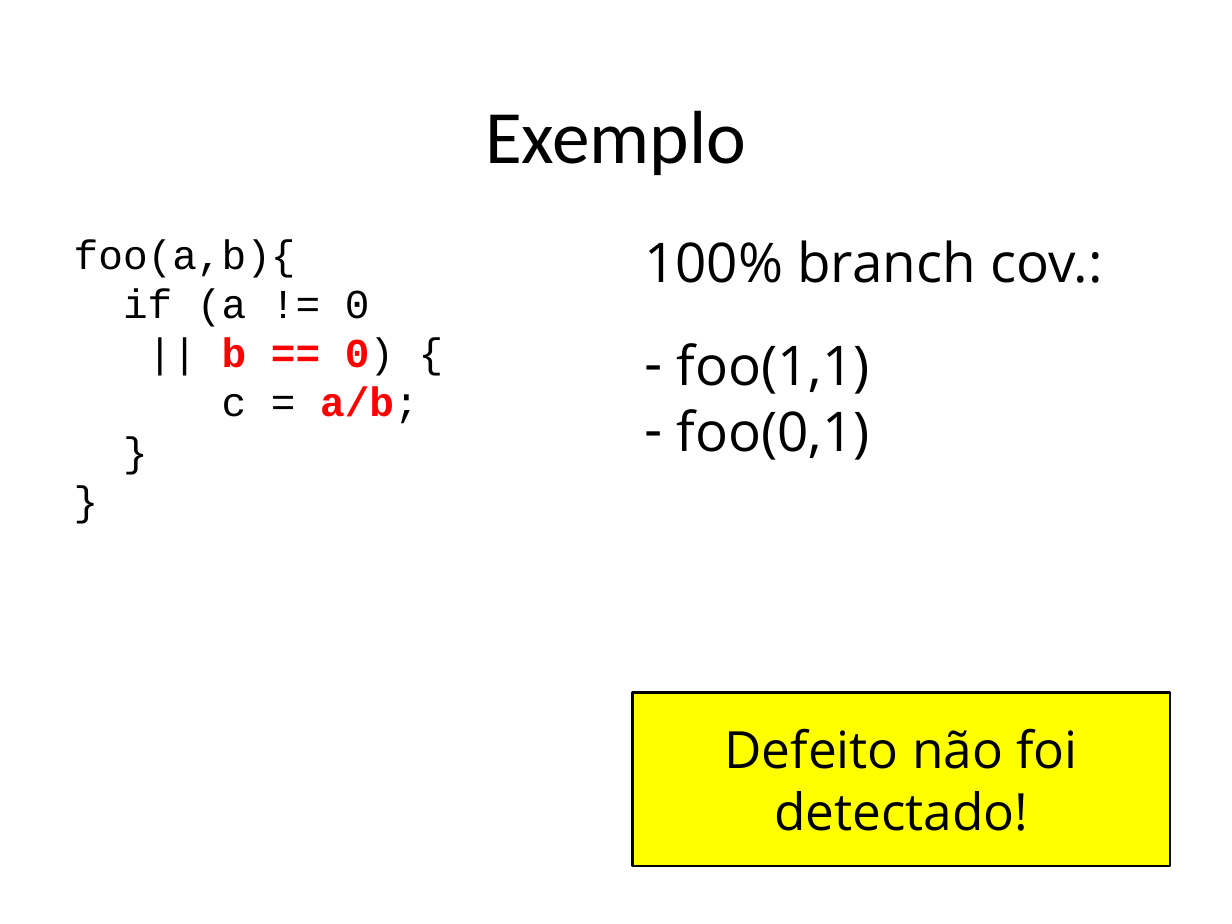
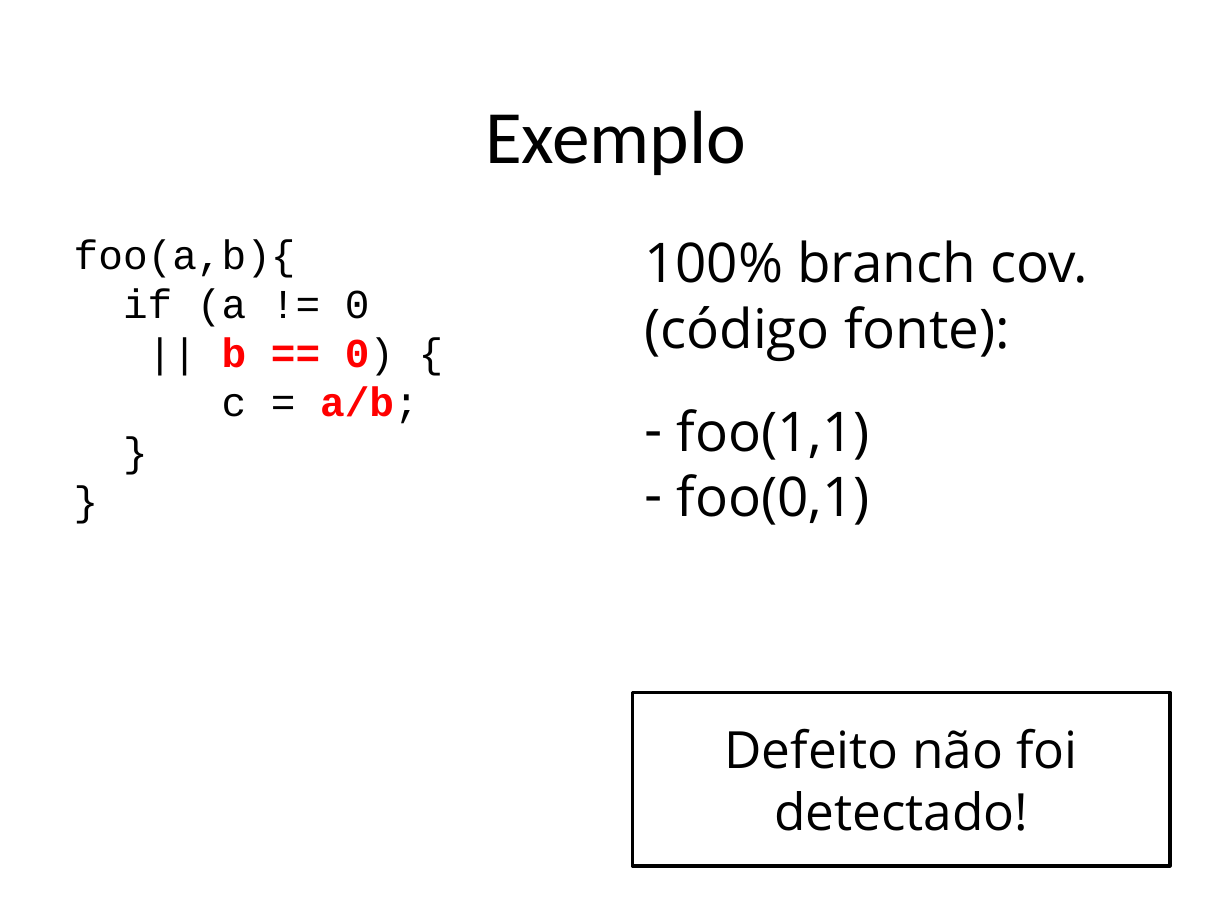
Before and after one commit to STAR-RG/testing-cin, a slide deck: slide 94 of slides.pptx (slide 93 before the commit). Drawn at 1232x924 pixels with LibreOffice and Linux fonts; fonts in the diff are those of the drawing. Boxes give left, top, right and bottom in pixels: in the first picture for what was removed or moved away, otherwise in the second. Text is boxed around its words. In the diff, an @@ line names an element or a change of style, - is before the commit and + after.

```diff
--- a/slides.pptx
+++ b/slides.pptx
@@ text at box(644, 240, 1088, 361): text changed @@
-100% branch cov.:
+100% branch cov. (código fonte):
@@ rectangle "Defeito não foi detectado!" at box(632, 692, 1169, 866): fill #FFFF00 to #FFFFFF; outline #000000 1.5 pt to #000000 2 pt @@
```
Also in this commit, not shown: 15 other slides changed, 3 slides added, 1 slide removed.
